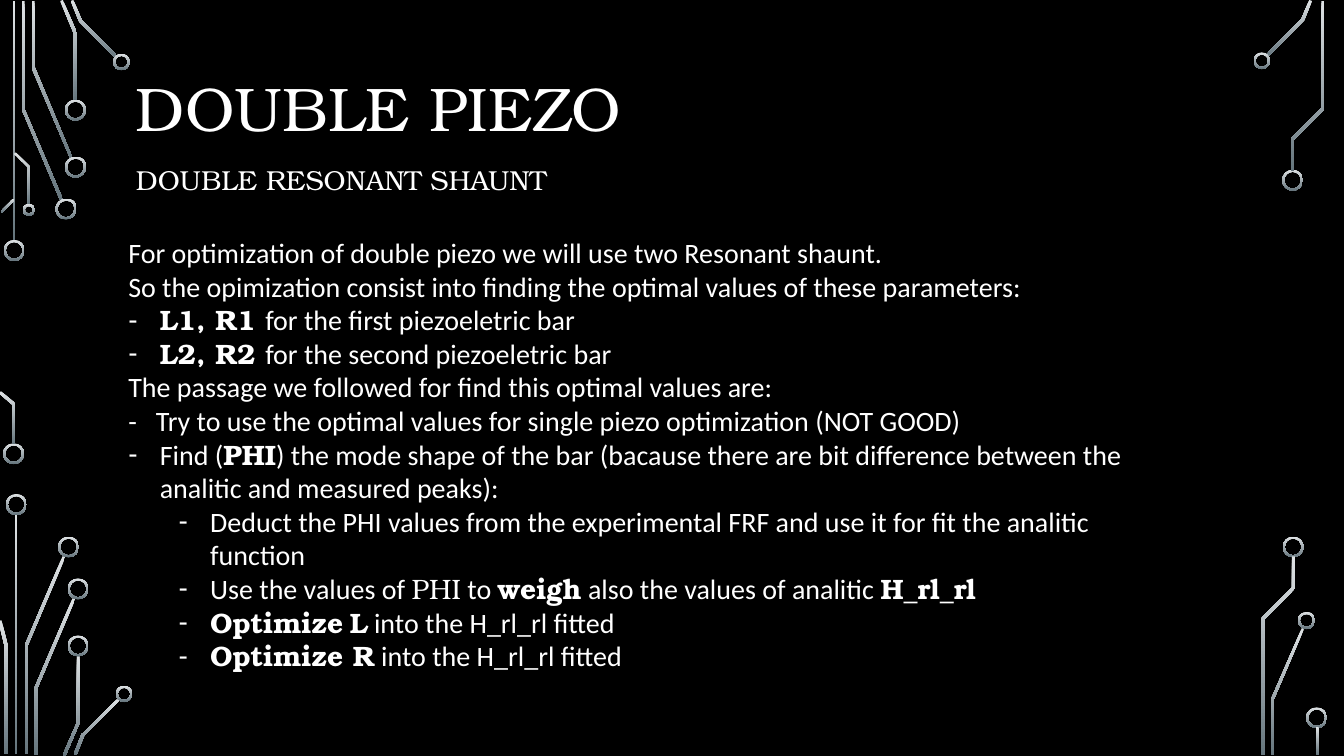
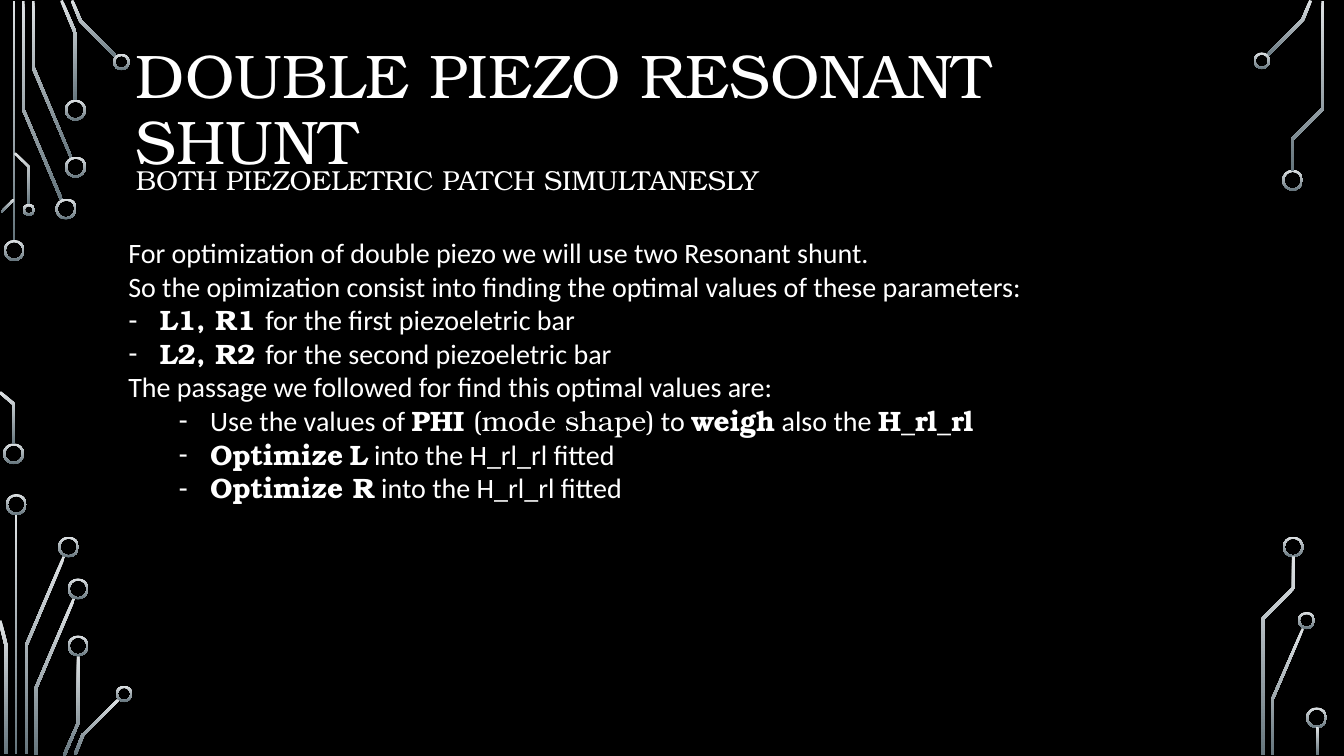
Before and after one commit to elchape99/SSCSA, a slide deck: slide 15 of presentazione_progetto.pptx. Drawn at 1344x756 pixels with LibreOffice and Linux fonts; fonts in the diff are those of the drawing; background and template pictures are left out. Boxes give left, top, right and bottom in pixels: in the first picture for what was removed or moved away, otherwise in the second. Text is boxed around its words. In the diff, an @@ line names an element or a change of style, - is before the commit and + after.

```diff
--- a/presentazione_progetto.pptx
+++ b/presentazione_progetto.pptx
@@ title at (x1=136, y1=55, x2=991, y2=179): text changed @@
-DOUBLE PIEZO
+DOUBLE PIEZO RESONANT SHUNT
@@ text at (x1=136, y1=164, x2=759, y2=191): text changed @@
-DOUBLE RESONANT SHAUNT
+BOTH PIEZOELETRIC PATCH SIMULTANESLY
@@ text at (x1=128, y1=243, x2=868, y2=268): text changed @@
-For optimization of double piezo we will use two Resonant shaunt.
+For optimization of double piezo we will use two Resonant shunt.
@@ text at (x1=210, y1=409, x2=973, y2=438): text changed; font Calibri to TeX Gyre Bonum @@
-- Try to use the optimal values for single piezo optimization (NOT GOOD)
-– Find (PHI) the mode shape of the bar (bacause there are bit difference between the analitic and measured peaks):
-  – Deduct the PHI values from the experimental FRF and use it for fit the analitic function
-  – Use the values of PHI to weigh also the values of analitic H_rl_rl
+  – Use the values of PHI (mode shape) to weigh also the H_rl_rl
```
Also in this commit, not shown: 5 other slides changed, 1 slide added, 1 slide removed, 2 other files.
